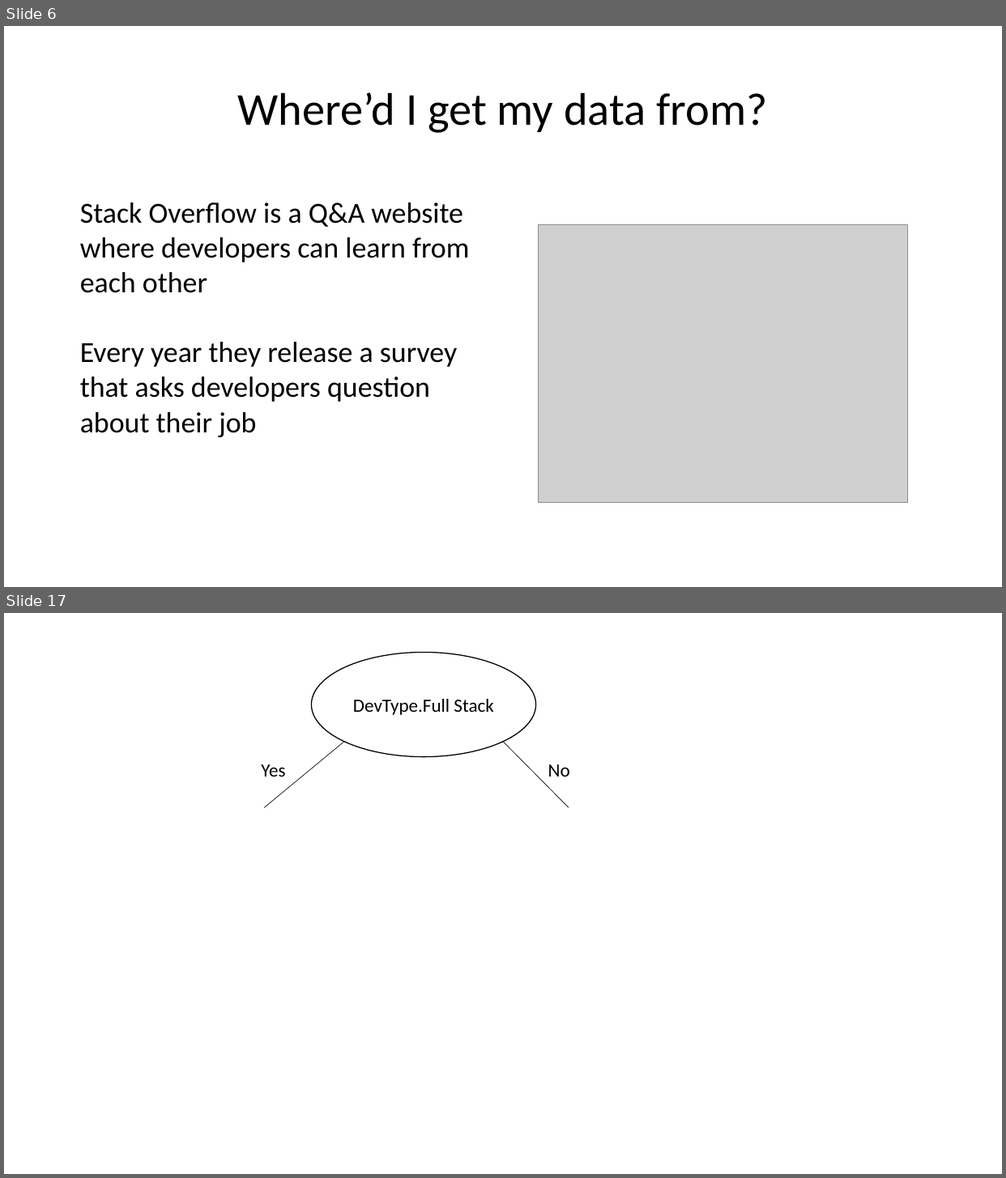
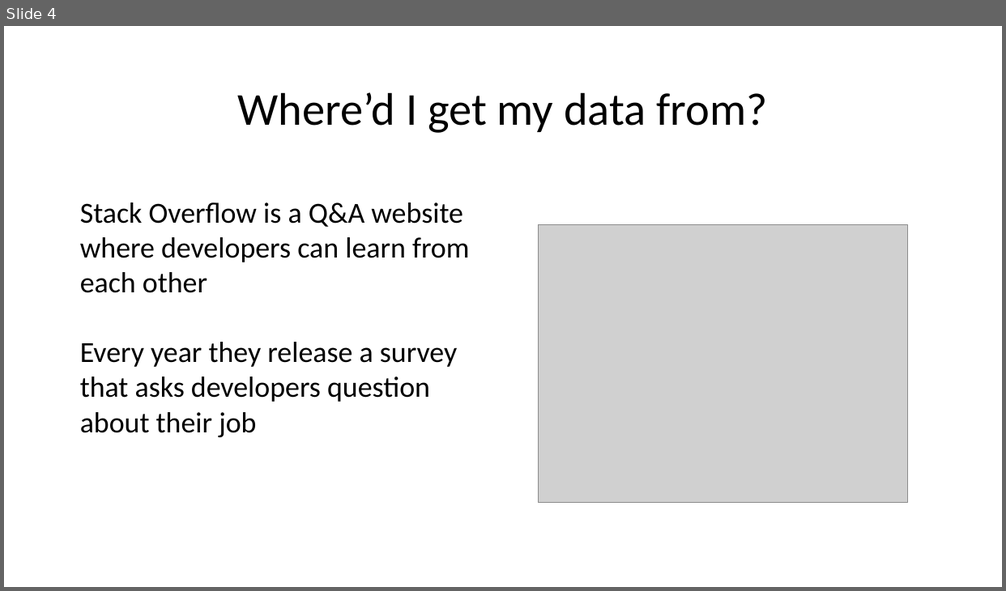
Before and after one commit to Iotaslair/DM-ML-Personal-Project, a slide deck: Presentations/For Me/Presentation.pptx. Shown one above the other, each under a label of ours: slides 6 and 17 before the commit, slide 4 after it; the slides between them are not shown. The pictures are 1006x1178 and 1006x591 pixels, drawn with LibreOffice and Linux fonts; fonts in the diff are those of the drawing; grey boxes stand for pictures. Boxes give left, top, right and bottom in pixels: in the first picture for what was removed or moved away, otherwise in the second. Text is boxed around its words. In the diff, an @@ line names an element or a change of style, - is before the commit and + after.

```diff
--- a/Presentations/For Me/Presentation.pptx
+++ b/Presentations/For Me/Presentation.pptx
@@ slide 17 removed at <box>4,613,1002,1174</box>, background #FFFFFF @@
@@ ellipse removed at <box>312,652,536,756</box> @@
-DevType.Full Stack
@@ line removed from (345, 742) to (265, 807) @@
@@ line removed from (503, 742) to (569, 807) @@
@@ text removed at <box>261,764,285,777</box> @@
-Yes
@@ text removed at <box>548,764,570,777</box> @@
-No
@@ what was slide 6 is now slide 4 @@
```
Also in this commit, not shown: 6 slides changed, 9 slides added, 9 other slides removed, 4 other files.
